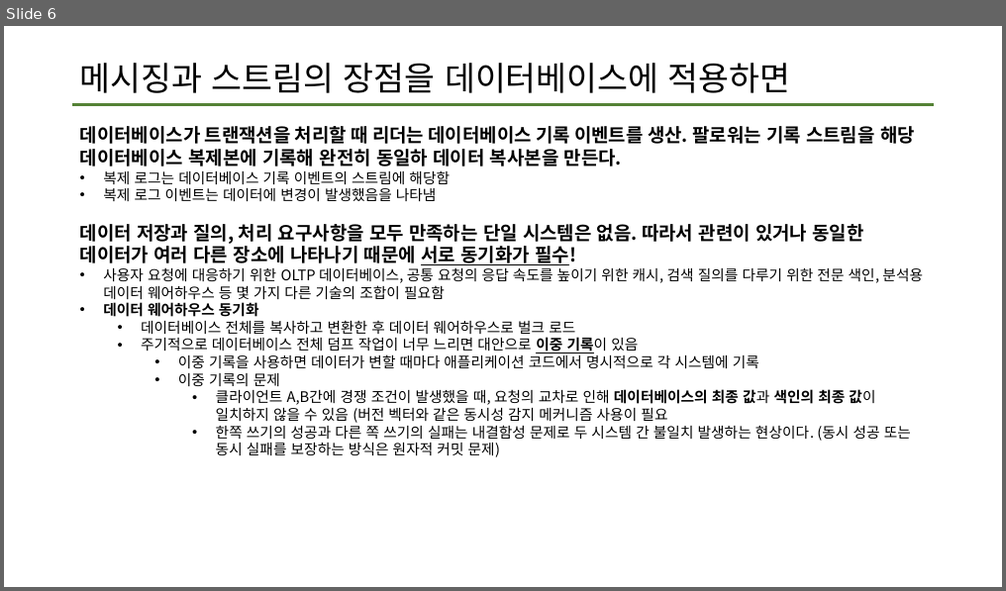
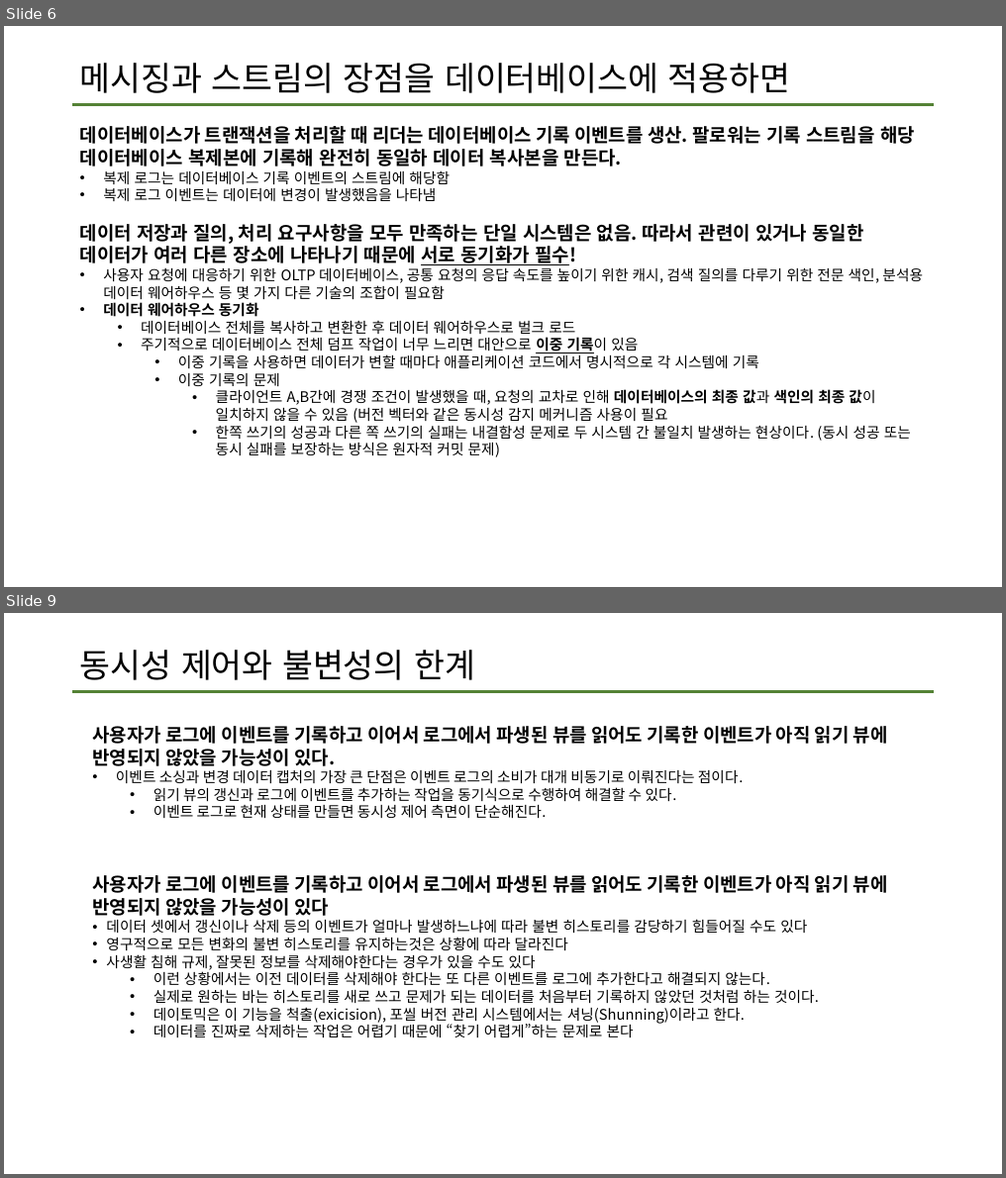
Before and after one commit to data-system-wiki/designing-data-intensive-applications, a slide deck: resources/chapter 11 summary.pptx. Shown one above the other, each under a label of ours: slide 6 before the commit, slides 6 and 9 after it; the slides between them are not shown. The pictures are 1006x591 and 1006x1178 pixels, drawn with LibreOffice and Linux fonts; fonts in the diff are those of the drawing. Boxes give left, top, right and bottom in pixels: in the first picture for what was removed or moved away, otherwise in the second. Text is boxed around its words. In the diff, an @@ line names an element or a change of style, - is before the commit and + after.

Commit message:
11장 마지막 업데이트
스트림처리에서 내결함성 문제를 해결하는 방법까지

```diff
--- a/resources/chapter 11 summary.pptx
+++ b/resources/chapter 11 summary.pptx
@@ slide 9 added at (4, 613, 1002, 1174), background #FFFFFF; not listed: 1 template element that a slide beside it also shows @@
@@ title added at (80, 650, 475, 680), 32 pt, text #000000 @@
+동시성 제어와 불변성의 한계
@@ text added at (92, 726, 888, 1038), 14 pt, text #000000 @@
+사용자가 로그에 이벤트를 기록하고 이어서 로그에서 파생된 뷰를 읽어도 기록한 이벤트가 아직 읽기 뷰에 반영되지 않았을 가능성이 있다.
+• 이벤트 소싱과 변경 데이터 캡처의 가장 큰 단점은 이벤트 로그의 소비가 대개 비동기로 이뤄진다는 점이다.
+  • 읽기 뷰의 갱신과 로그에 이벤트를 추가하는 작업을 동기식으로 수행하여 해결할 수 있다.
+  • 이벤트 로그로 현재 상태를 만들면 동시성 제어 측면이 단순해진다.
+사용자가 로그에 이벤트를 기록하고 이어서 로그에서 파생된 뷰를 읽어도 기록한 이벤트가 아직 읽기 뷰에 반영되지 않았을 가능성이 있다
+• 데이터 셋에서 갱신이나 삭제 등의 이벤트가 얼마나 발생하느냐에 따라 불변 히스토리를 감당하기 힘들어질 수도 있다
+• 영구적으로 모든 변화의 불변 히스토리를 유지하는것은 상황에 따라 달라진다
+• 사생활 침해 규제, 잘못된 정보를 삭제해야한다는 경우가 있을 수도 있다
+  • 이런 상황에서는 이전 데이터를 삭제해야 한다는 또 다른 이벤트를 로그에 추가한다고 해결되지 않는다.
+  • 실제로 원하는 바는 히스토리를 새로 쓰고 문제가 되는 데이터를 처음부터 기록하지 않았던 것처럼 하는 것이다.
+  • 데이토믹은 이 기능을 척출(exicision), 포씰 버전 관리 시스템에서는 셔닝(Shunning)이라고 한다.
+  • 데이터를 진짜로 삭제하는 작업은 어렵기 때문에 “찾기 어렵게”하는 문제로 본다
```
Also in this commit, not shown: 2 slides changed, 11 other slides added.
